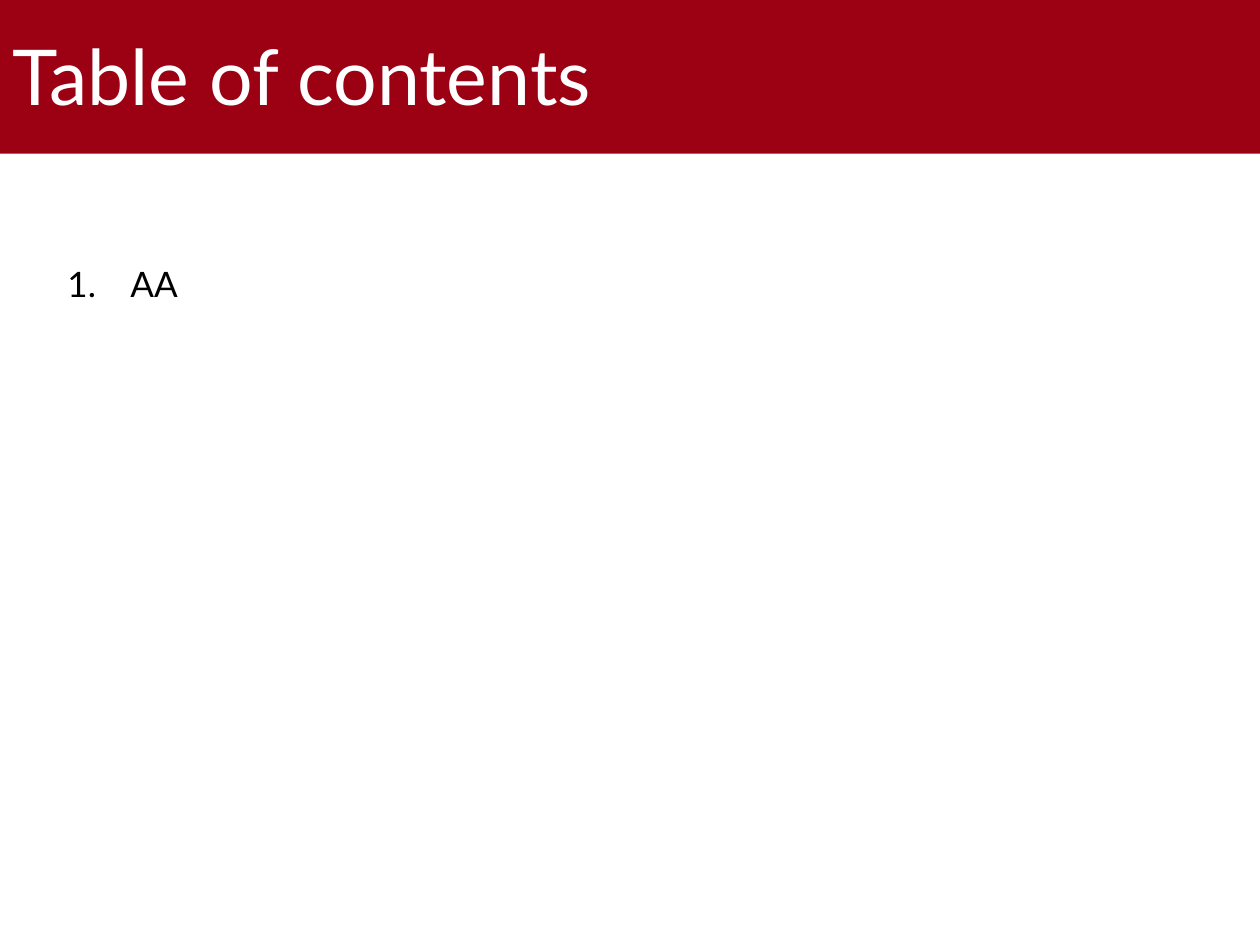
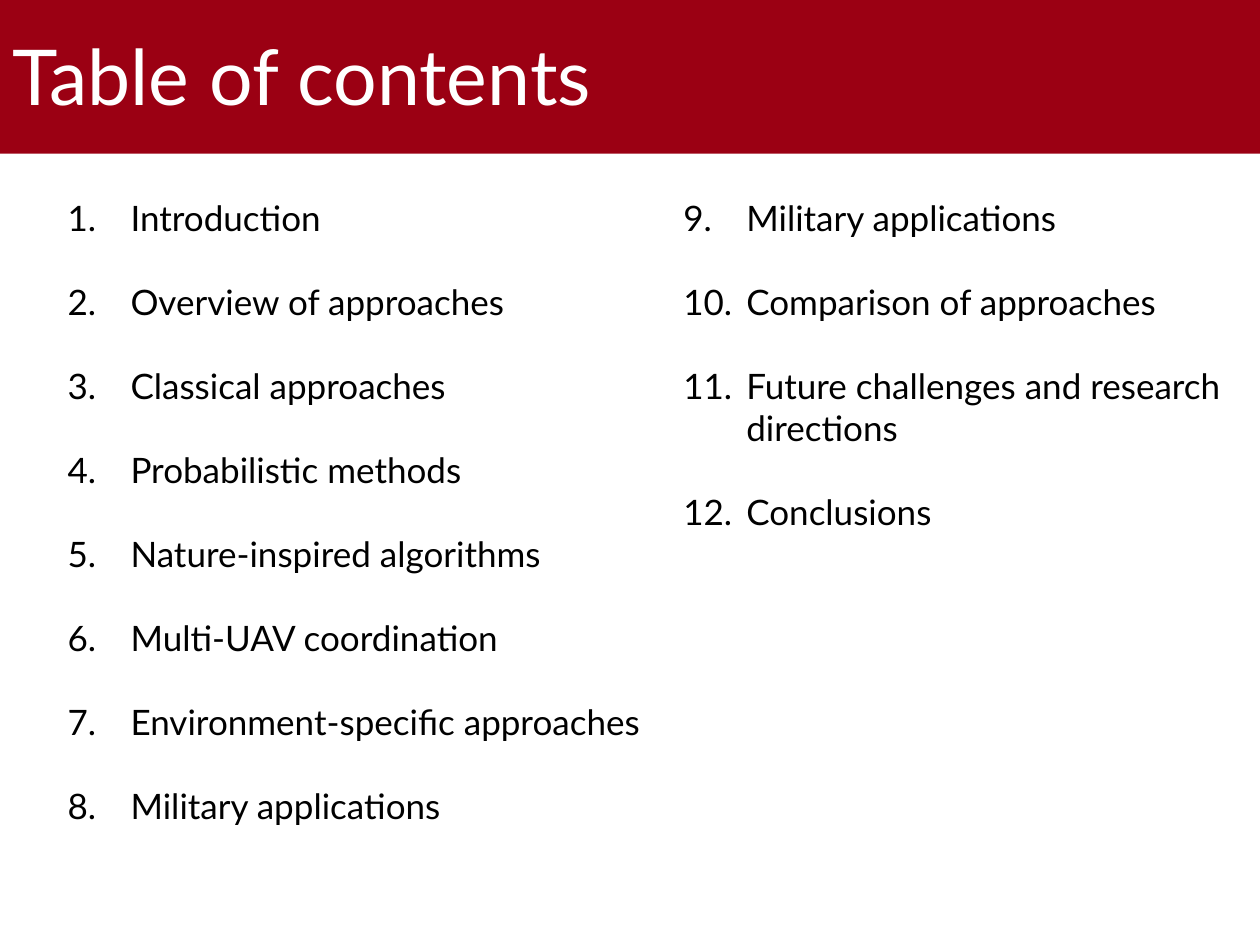
Before and after one commit to gabrielrovesti/WNMA-UAV-Route-Planning-Survey, a slide deck: slide 2 of 2 - Slides/UAV Route Planning Strategies.pptx. Drawn at 1260x945 pixels with LibreOffice and Linux fonts; fonts in the diff are those of the drawing; background and template pictures are left out. Boxes give left, top, right and bottom in pixels: in the first picture for what was removed or moved away, otherwise in the second. Text is boxed around its words. In the diff, an @@ line names an element or a change of style, - is before the commit and + after.

```diff
--- a/2 - Slides/UAV Route Planning Strategies.pptx
+++ b/2 - Slides/UAV Route Planning Strategies.pptx
@@ text added at (x1=131, y1=205, x2=640, y2=825), 20 pt, text #000000 @@
+1. Introduction
+2. Overview of approaches
+3. Classical approaches
+4. Probabilistic methods
+5. Nature-inspired algorithms
+6. Multi-UAV coordination
+7. Environment-specific approaches
+8. Military applications
@@ text added at (x1=746, y1=205, x2=1220, y2=526), 20 pt, text #000000 @@
+9. Military applications
+10. Comparison of approaches
+11. Future challenges and research directions
+12. Conclusions
@@ text removed at (x1=130, y1=272, x2=177, y2=297) @@
-1. AA
```
Also in this commit, not shown: 1 other slide changed, 10 slides added.
